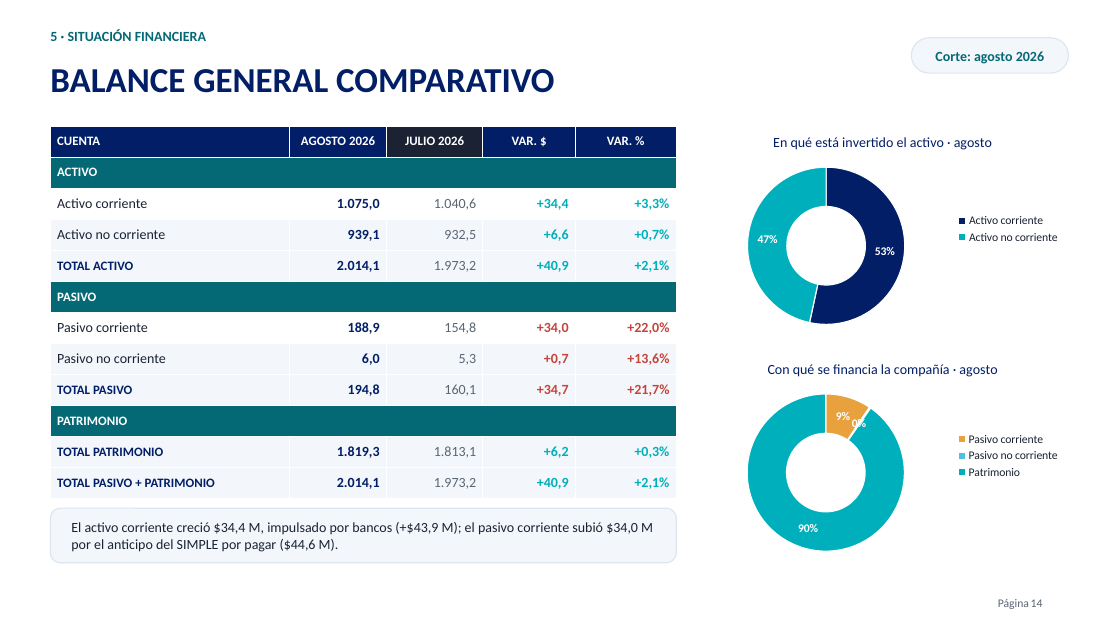
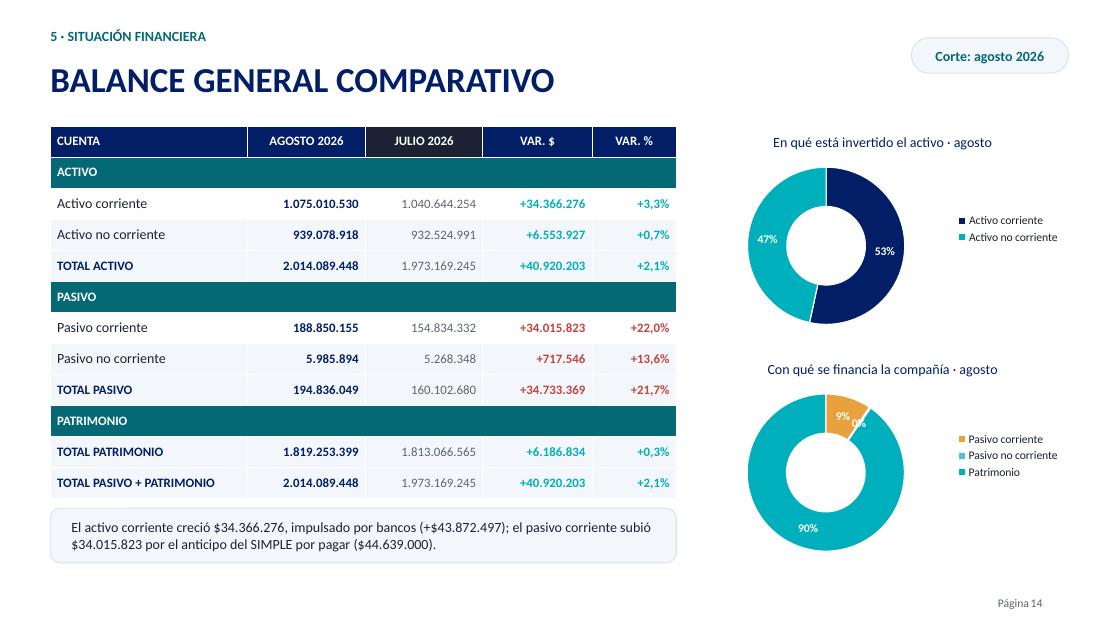
Before and after one commit to FAFAPAPARORO/MACROS-Y-PRESENTACIONES, a slide deck: slide 14 of presentaciones/juridica/Analisis_Financiero_Juridica_Agosto_2026.pptx. Drawn at 1120x630 pixels with LibreOffice and Linux fonts; fonts in the diff are those of the drawing; background and template pictures are left out. Boxes give left, top, right and bottom in pixels: in the first picture for what was removed or moved away, otherwise in the second. Text is boxed around its words. In the diff, an @@ line names an element or a change of style, - is before the commit and + after.

```diff
--- a/presentaciones/juridica/Analisis_Financiero_Juridica_Agosto_2026.pptx
+++ b/presentaciones/juridica/Analisis_Financiero_Juridica_Agosto_2026.pptx
@@ table at [50, 126, 676, 493] @@
-row 3: Activo corriente | 1.075,0 | 1.040,6 | +34,4 | +3,3%
+row 3: Activo corriente | 1.075.010.530 | 1.040.644.254 | +34.366.276 | +3,3%
-row 4: Activo no corriente | 939,1 | 932,5 | +6,6 | +0,7%
+row 4: Activo no corriente | 939.078.918 | 932.524.991 | +6.553.927 | +0,7%
-row 5: TOTAL ACTIVO | 2.014,1 | 1.973,2 | +40,9 | +2,1%
+row 5: TOTAL ACTIVO | 2.014.089.448 | 1.973.169.245 | +40.920.203 | +2,1%
-row 7: Pasivo corriente | 188,9 | 154,8 | +34,0 | +22,0%
+row 7: Pasivo corriente | 188.850.155 | 154.834.332 | +34.015.823 | +22,0%
-row 8: Pasivo no corriente | 6,0 | 5,3 | +0,7 | +13,6%
+row 8: Pasivo no corriente | 5.985.894 | 5.268.348 | +717.546 | +13,6%
-row 9: TOTAL PASIVO | 194,8 | 160,1 | +34,7 | +21,7%
+row 9: TOTAL PASIVO | 194.836.049 | 160.102.680 | +34.733.369 | +21,7%
-row 11: TOTAL PATRIMONIO | 1.819,3 | 1.813,1 | +6,2 | +0,3%
+row 11: TOTAL PATRIMONIO | 1.819.253.399 | 1.813.066.565 | +6.186.834 | +0,3%
-row 12: TOTAL PASIVO + PATRIMONIO | 2.014,1 | 1.973,2 | +40,9 | +2,1%
+row 12: TOTAL PASIVO + PATRIMONIO | 2.014.089.448 | 1.973.169.245 | +40.920.203 | +2,1%
@@ size 12 to 11 pt in "+3,3%", "+0,7%", "+2,1%", "+22,0%" and 4 more places @@
@@ text at [71, 522, 651, 552]: text changed @@
-El activo corriente creció $34,4 M, impulsado por bancos (+$43,9 M); el pasivo corriente subió $34,0 M por el anticipo del SIMPLE por pagar ($44,6 M).
+El activo corriente creció $34.366.276, impulsado por bancos (+$43.872.497); el pasivo corriente subió $34.015.823 por el anticipo del SIMPLE por pagar ($44.639.000).
```
Also in this commit, not shown: 8 other slides changed, 1 other file.
